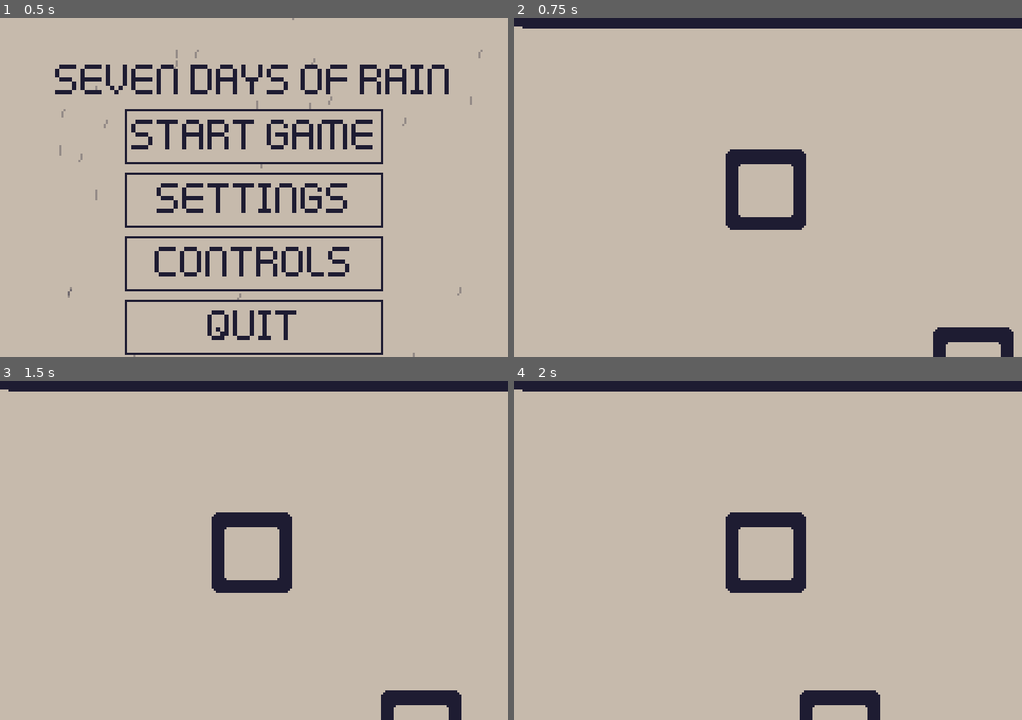
Above: before the commit, frames 1-4 (two rows, left to right).
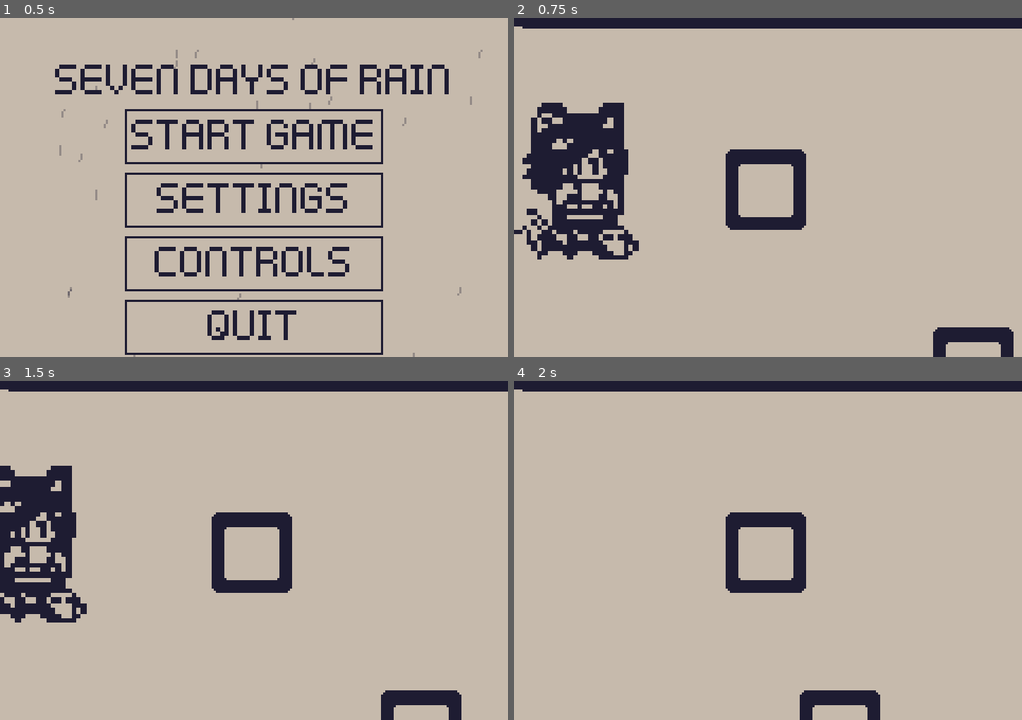
Above: after the commit, the same moments.

Repository: chickengamer555/7-days-of-rain-B1T-jam
Game: Godot game, scene res://UI/MainMenu/main_menu.tscn
The game is run twice, just before and just after one commit, with the same random seed, the same clock (stepped at 60 frames per second) and the same inputs. The engine's default icon, where the game draws it, is replaced by a stand-in: a white triangle on a blue panel in a dark square.
Inputs (mouse positions are in pixels of both pictures, inside the frame that each line leads up to):
- Up to frame 1 (0.5 s): no input
- Up to frame 2 (0.75 s): click "Start Game" at 0.5 s
- Up to frame 3 (1.5 s): tap Enter at 1.25 s; move the mouse to (365, 533) at 1.27 s; hold Right (right) from 1.28 s (still down); hold F (Fast_foward) from 1.28 s (still down); click (365, 533) at 1.42 s
- Up to frame 4 (2 s): keep holding Right (right); keep holding F (Fast_foward)

Frame 1 is identical in both runs. In frame 2, 6.4% of the frame differs, in the area x 0-25%, y 25-72%; in frame 3, 5.0%; in frame 4, nothing differs.

Commit message:
small attempt at making dialogue

Diff:
--- a/Dialouge-Prewritten/characters and dialogues/characters/Ume.tres
+++ b/Dialouge-Prewritten/characters and dialogues/characters/Ume.tres
@@ -1,30 +1,49 @@
 [gd_resource type="Resource" script_class="NPCData" format=3 uid="uid://djdh224wfirm5"]
 
 [ext_resource type="Script" uid="uid://dn6pv6t3qvn8d" path="res://data/classes/CONVERSATIOM_RULE.gd" id="1_cqdes"]
+[ext_resource type="Script" uid="uid://brnj2crn66sd3" path="res://data/classes/CONDITION.gd" id="2_mw0s2"]
 [ext_resource type="Script" uid="uid://c3bdbn2jbepsa" path="res://Dialouge-Prewritten/dialogue_node.gd" id="3_ghocl"]
+[ext_resource type="Script" uid="uid://bi35u3p34l30b" path="res://data/classes/EFFECT.gd" id="4_cqdes"]
 [ext_resource type="Script" uid="uid://bocbuuj64elde" path="res://Dialouge-Prewritten/dialogue_choice.gd" id="4_obop6"]
 [ext_resource type="Script" uid="uid://1m7x43xe4t0i" path="res://Dialouge-Prewritten/dialogue_tree.gd" id="5_qxfcm"]
 [ext_resource type="Script" uid="uid://drvfddng8l7fd" path="res://data/classes/schedule_slot.gd" id="6_shmyy"]
 [ext_resource type="Script" uid="uid://c3x5k0vs6q56c" path="res://data/classes/NPC_DATA.gd" id="7_4nkw2"]
 [ext_resource type="Texture2D" uid="uid://duv3igti4kqdn" path="res://Dialouge-Prewritten/characters and dialogues/characters/ume test sprite.png" id="8_mw0s2"]
 
+[sub_resource type="Resource" id="Resource_mw0s2"]
+script = ExtResource("2_mw0s2")
+metadata/_custom_type_script = "uid://brnj2crn66sd3"
+
+[sub_resource type="Resource" id="Resource_4nkw2"]
+script = ExtResource("4_cqdes")
+add_ledger = Array[String](["UmeRainWater"])
+metadata/_custom_type_script = "uid://bi35u3p34l30b"
+
 [sub_resource type="Resource" id="Resource_qlw3l"]
 script = ExtResource("3_ghocl")
-id = "ume_test"
+id = "1"
 speaker = "Ume"
 text = "Yes i use rain water to boil tea."
+effect = SubResource("Resource_4nkw2")
+metadata/_custom_type_script = "uid://c3bdbn2jbepsa"
+
+[sub_resource type="Resource" id="Resource_obop6"]
+script = ExtResource("3_ghocl")
+id = "2"
+speaker = "Player"
+text = "isn't this bad?"
 metadata/_custom_type_script = "uid://c3bdbn2jbepsa"
 
 [sub_resource type="Resource" id="Resource_184d7"]
 script = ExtResource("5_qxfcm")
-start_id = "ume_test"
-nodes = Array[ExtResource("3_ghocl")]([SubResource("Resource_qlw3l")])
+start_id = "1"
+nodes = Array[ExtResource("3_ghocl")]([SubResource("Resource_qlw3l"), SubResource("Resource_obop6")])
 metadata/_custom_type_script = "uid://1m7x43xe4t0i"
 
 [sub_resource type="Resource" id="Resource_cx4px"]
 script = ExtResource("1_cqdes")
+condition = SubResource("Resource_mw0s2")
 tree = SubResource("Resource_184d7")
-random_lines = Array[String](["Tea? sorry it's not free", "nice weather, isn't it?", "hm hm hm~"])
 metadata/_custom_type_script = "uid://dn6pv6t3qvn8d"
 
 [sub_resource type="Resource" id="Resource_v2t6q"]
--- a/data/ledger_book.tres
+++ b/data/ledger_book.tres
@@ -9,7 +9,13 @@
 text = "Wowie Zowie! The ledger works!"
 metadata/_custom_type_script = "uid://ib2f3n4nd276"
 
+[sub_resource type="Resource" id="Resource_hictm"]
+script = ExtResource("1_pw64t")
+id = "UmeRainWater"
+text = "Mama mia! she uses rain water!!"
+metadata/_custom_type_script = "uid://ib2f3n4nd276"
+
 [resource]
 script = ExtResource("2_uryxi")
-entries = Array[ExtResource("1_pw64t")]([SubResource("Resource_vvaop")])
+entries = Array[ExtResource("1_pw64t")]([SubResource("Resource_vvaop"), SubResource("Resource_hictm")])
 metadata/_custom_type_script = "uid://xvhhp5ymwk2g"
--- a/test/test.tscn
+++ b/test/test.tscn
@@ -5,27 +5,47 @@
 [ext_resource type="PackedScene" uid="uid://di4xy37qbc6wq" path="res://Player/player.tscn" id="2_kgdm3"]
 [ext_resource type="Script" uid="uid://bpmospghawpiw" path="res://test/clock_test.gd" id="3_aeque"]
 [ext_resource type="Script" uid="uid://c3x5k0vs6q56c" path="res://data/classes/NPC_DATA.gd" id="3_f6u32"]
+[ext_resource type="Resource" uid="uid://djdh224wfirm5" path="res://Dialouge-Prewritten/characters and dialogues/characters/Ume.tres" id="4_vvaop"]
 [ext_resource type="Resource" uid="uid://bsle7vqddyrc8" path="res://data/Npcs/tadashi.tres" id="5_5jhup"]
 [ext_resource type="Script" uid="uid://bf4cxcshmclos" path="res://test/talk_test.gd" id="6_v2t6q"]
 [ext_resource type="PackedScene" uid="uid://bbryqrg1mapm6" path="res://Ineractbles/Interactable.tscn" id="9_v2t6q"]
 [ext_resource type="Script" uid="uid://dn6pv6t3qvn8d" path="res://data/classes/CONVERSATIOM_RULE.gd" id="10_vvaop"]
 [ext_resource type="Script" uid="uid://dnqtpl4ogoqlq" path="res://data/classes/INTERACTABLE_DATA.gd" id="11_ibfm0"]
 [ext_resource type="PackedScene" uid="uid://bg7h7uxj0d0tp" path="res://HUD/HUD.tscn" id="11_v2t6q"]
+[ext_resource type="Script" uid="uid://c3bdbn2jbepsa" path="res://Dialouge-Prewritten/dialogue_node.gd" id="13_hictm"]
+[ext_resource type="Script" uid="uid://bocbuuj64elde" path="res://Dialouge-Prewritten/dialogue_choice.gd" id="14_kr6cc"]
+[ext_resource type="Script" uid="uid://1m7x43xe4t0i" path="res://Dialouge-Prewritten/dialogue_tree.gd" id="15_258bh"]
 
 [sub_resource type="Resource" id="Resource_h5ro5"]
 script = ExtResource("11_ibfm0")
 id = "has_cost_book"
 metadata/_custom_type_script = "uid://dnqtpl4ogoqlq"
 
+[sub_resource type="Resource" id="Resource_4nkw2"]
+script = ExtResource("13_hictm")
+metadata/_custom_type_script = "uid://c3bdbn2jbepsa"
+
+[sub_resource type="Resource" id="Resource_ghocl"]
+script = ExtResource("15_258bh")
+start_id = "0"
+nodes = Array[ExtResource("13_hictm")]([SubResource("Resource_4nkw2"), null, null])
+metadata/_custom_type_script = "uid://1m7x43xe4t0i"
+
+[sub_resource type="Resource" id="Resource_yj84r"]
+script = ExtResource("10_vvaop")
+tree = SubResource("Resource_ghocl")
+metadata/_custom_type_script = "uid://dn6pv6t3qvn8d"
+
 [sub_resource type="Resource" id="Resource_klxhy"]
 script = ExtResource("11_ibfm0")
-id = "Ume"
+id = "UmeWater"
+rules = Array[ExtResource("10_vvaop")]([SubResource("Resource_yj84r")])
 metadata/_custom_type_script = "uid://dnqtpl4ogoqlq"
 
 [node name="test" type="Node2D" unique_id=1734866862]
 position = Vector2(28, -105)
 script = ExtResource("2_aeque")
-npcs = Array[ExtResource("3_f6u32")]([ExtResource("5_5jhup")])
+npcs = Array[ExtResource("3_f6u32")]([ExtResource("5_5jhup"), ExtResource("4_vvaop")])
 
 [node name="Icon" type="Sprite2D" parent="." unique_id=1780990519]
 position = Vector2(0.00024414063, -1)
